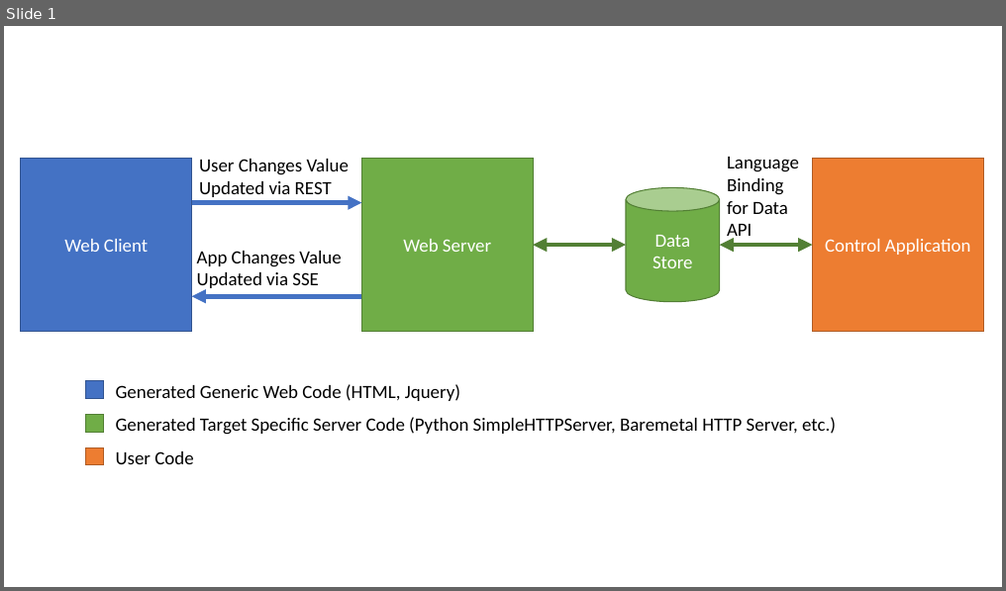
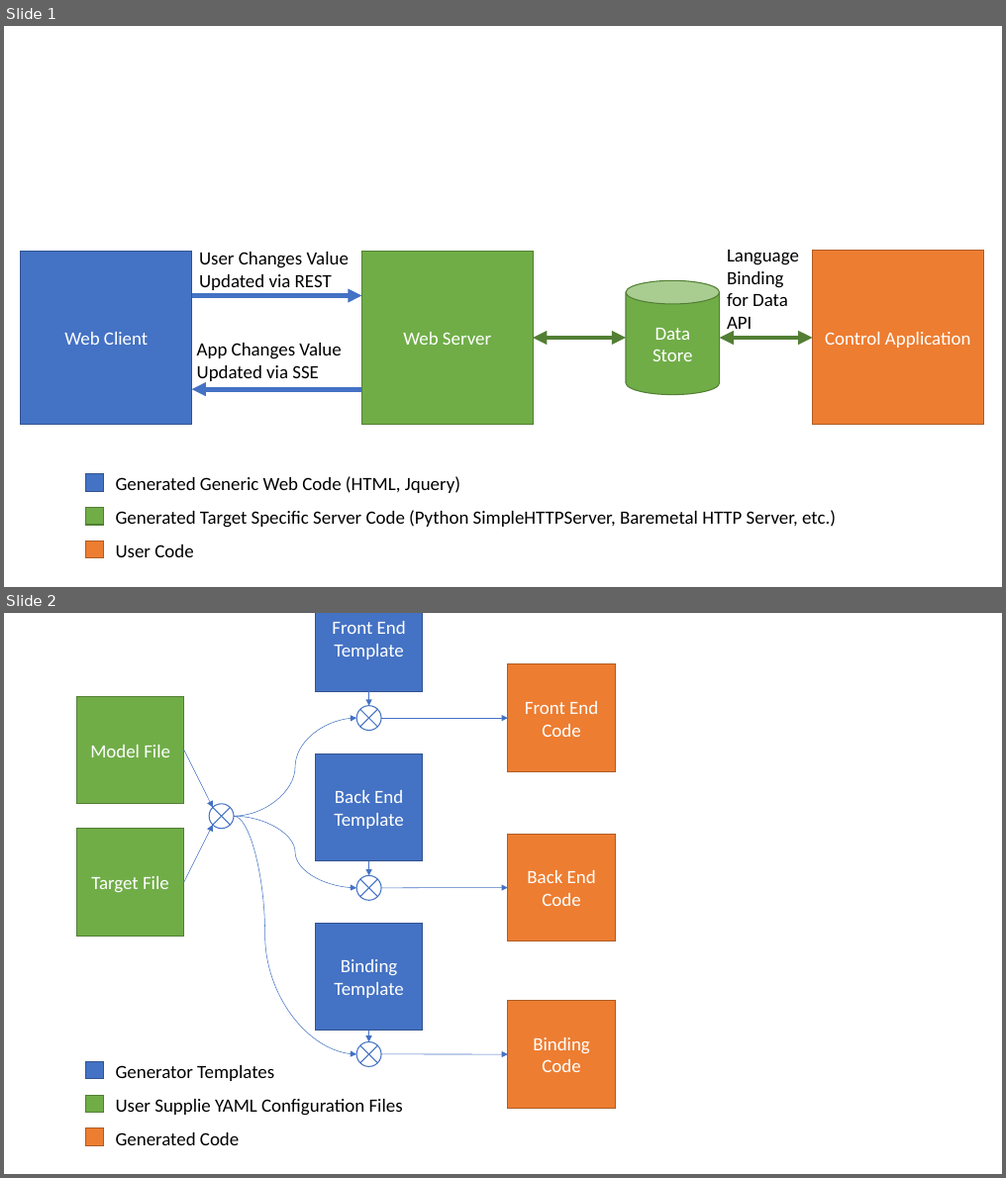
Before and after one commit to LumineerLabs/Puppeteer, a slide deck: mdsrc/Architecture.pptx. Shown one above the other, each under a label of ours: slide 1 before the commit, slides 1 and 2 after it. The pictures are 1006x591 and 1006x1178 pixels, drawn with LibreOffice and Linux fonts; fonts in the diff are those of the drawing. Boxes give left, top, right and bottom in pixels: in the first picture for what was removed or moved away, otherwise in the second. Text is boxed around its words. In the diff, an @@ line names an element or a change of style, - is before the commit and + after.

Commit message:
added generator architecture image

```diff
--- a/mdsrc/Architecture.pptx
+++ b/mdsrc/Architecture.pptx
@@ slide 2 added at bbox=[4, 613, 1002, 1174], background #FFFFFF @@
@@ rectangle added at bbox=[316, 613, 423, 691], fill #4472C4, outline #325491 1 pt, 18 pt, text #FFFFFF @@
+Front End Template
@@ rectangle added at bbox=[508, 664, 616, 772], fill #ED7D31, outline #AF5C24 1 pt, 18 pt, text #FFFFFF @@
+Front End Code
@@ rectangle added at bbox=[76, 696, 184, 804], fill #70AD47, outline #538035 1 pt, 18 pt, text #FFFFFF @@
+Model File
@@ arrow added from (369, 691) to (369, 706), #4472C4 0.5 pt @@
@@ curved arrow added from (234, 816) to (356, 718), #4472C4 0.5 pt @@
@@ flow chart summing junction added at bbox=[356, 706, 381, 731], fill #FFFFFF, outline #4472C4 1 pt @@
@@ arrow added from (381, 718) to (508, 718), #4472C4 0.5 pt @@
@@ arrow added from (184, 750) to (213, 808), #4472C4 0.5 pt @@
@@ rectangle added at bbox=[316, 754, 423, 861], fill #4472C4, outline #325491 1 pt, 18 pt, text #FFFFFF @@
+Back End Template
@@ flow chart summing junction added at bbox=[209, 804, 234, 829], fill #FFFFFF, outline #4472C4 1 pt @@
@@ curved arrow added from (234, 816) to (356, 888), #4472C4 0.5 pt @@
@@ curved arrow added from (234, 816) to (356, 1055), #4472C4 0.5 pt @@
@@ rectangle added at bbox=[76, 829, 184, 937], fill #70AD47, outline #538035 1 pt, 18 pt, text #FFFFFF @@
+Target File
@@ arrow added from (184, 882) to (213, 825), #4472C4 0.5 pt @@
@@ rectangle added at bbox=[508, 834, 616, 942], fill #ED7D31, outline #AF5C24 1 pt, 18 pt, text #FFFFFF @@
+Back End Code
@@ flow chart summing junction added at bbox=[356, 875, 381, 900], fill #FFFFFF, outline #4472C4 1 pt @@
@@ arrow added from (369, 861) to (369, 875), #4472C4 0.5 pt @@
@@ arrow added from (381, 888) to (508, 888), #4472C4 0.5 pt @@
@@ rectangle added at bbox=[316, 924, 423, 1032], fill #4472C4, outline #325491 1 pt, 18 pt, text #FFFFFF @@
+Binding Template
@@ rectangle added at bbox=[508, 1001, 616, 1109], fill #ED7D31, outline #AF5C24 1 pt, 18 pt, text #FFFFFF @@
+Binding Code
@@ flow chart summing junction added at bbox=[356, 1042, 381, 1066], fill #FFFFFF, outline #4472C4 1 pt @@
@@ arrow added from (369, 1031) to (369, 1042), #4472C4 0.5 pt @@
@@ arrow added from (381, 1055) to (508, 1055), #4472C4 0.5 pt @@
@@ rectangle added at bbox=[85, 1062, 103, 1079], fill #4472C4, outline #325491 1 pt @@
@@ text added at bbox=[116, 1065, 274, 1081], 18 pt, text #000000 @@
+Generator Templates
@@ rectangle added at bbox=[85, 1095, 103, 1112], fill #70AD47, outline #538035 1 pt @@
@@ text added at bbox=[116, 1099, 403, 1116], 18 pt, text #000000 @@
+User Supplie YAML Configuration Files
@@ rectangle added at bbox=[85, 1129, 103, 1146], fill #ED7D31, outline #AF5C24 1 pt @@
@@ text added at bbox=[116, 1133, 239, 1146], 18 pt, text #000000 @@
+Generated Code
@@ slide 1 changed as well @@
@@ 6 rectangles, 6 texts, 2 arrows, 2 double arrows, 1 cylinder: place and size @@
-6 rectangles, 6 texts, 2 arrows, 2 double arrows, 1 cylinder at bbox=[21, 157, 983, 466]
+6 rectangles, 6 texts, 2 arrows, 2 double arrows, 1 cylinder at bbox=[21, 250, 983, 559]
```
